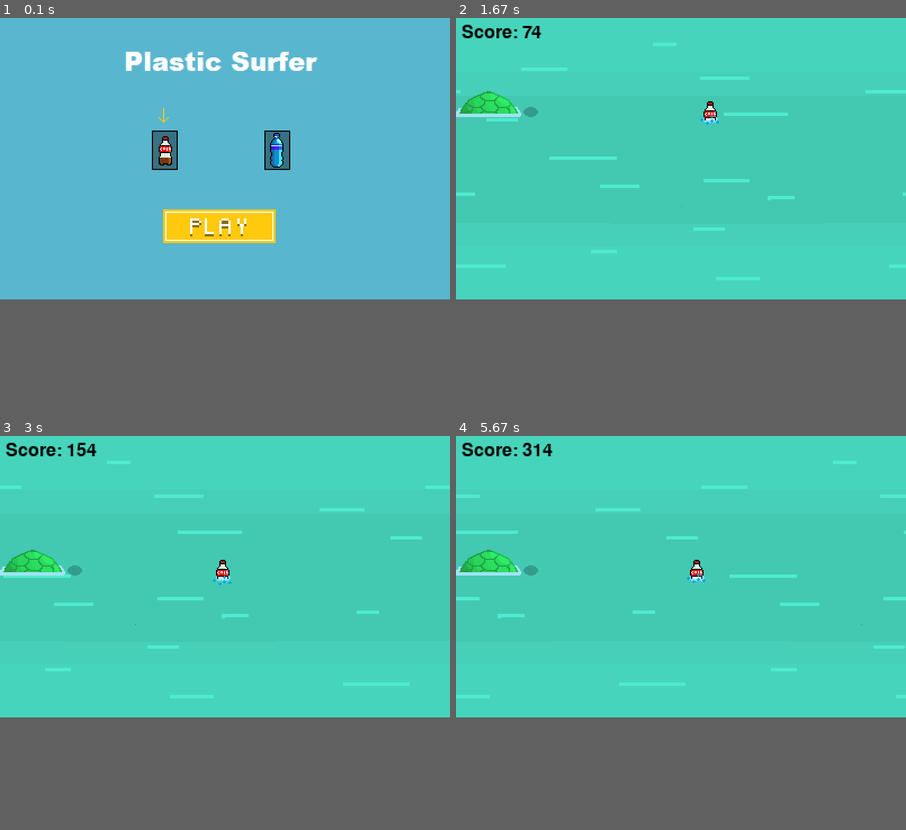
Above: before the commit, frames 1-4 (two rows, left to right).
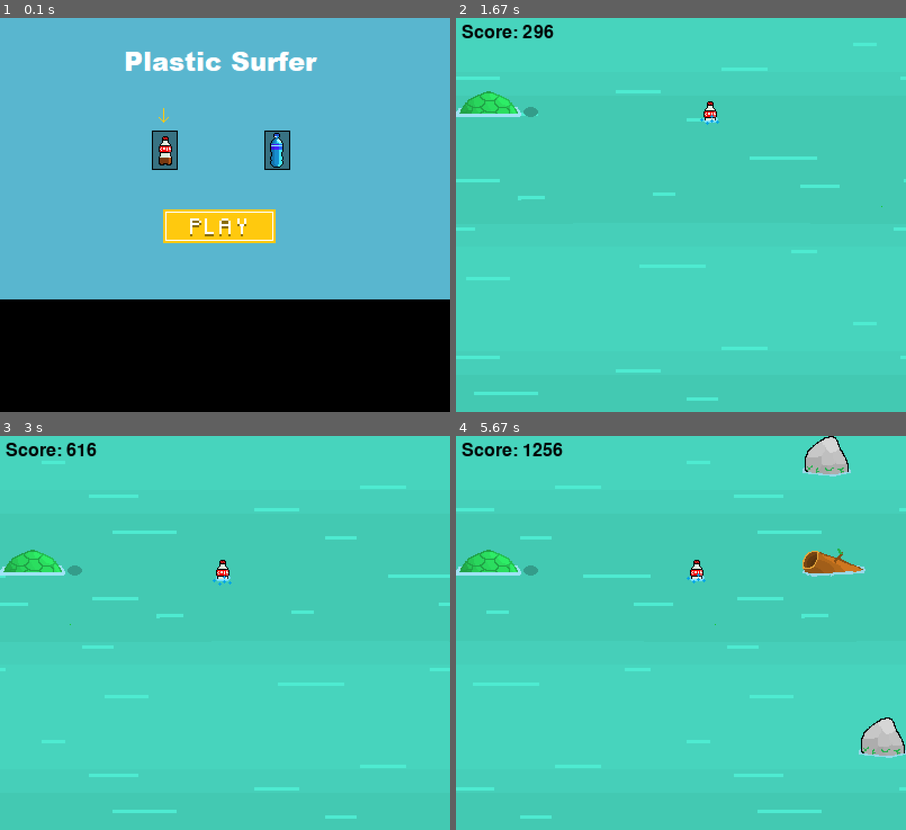
Above: after the commit, the same moments.

Repository: Kan5661/pygame-hackathon
Game: pygame game, started from Garbage/main.py
Two runs of this game, one before a commit and one after it. Both use one fixed random seed, a clock stepped at 60 frames per second and the inputs below.
Inputs (mouse positions are in pixels of both pictures, inside the frame that each line leads up to):
- Up to frame 1 (0.1 s): no input
- Up to frame 2 (1.67 s): click (676, 226) at 0.38 s; hold D 0.67-1.13 s; hold W 1.17-1.47 s; hold D from 1.5 s (still down)
- Up to frame 3 (3 s): release D at 1.97 s; hold A 2-2.53 s; hold S 2.57-2.87 s; hold A from 2.9 s (still down)
- Up to frame 4 (5.67 s): release A at 3.3 s; hold W 3.33-3.7 s; hold D 3.73-4.37 s; hold S 4.4-4.77 s; hold A 4.8-5.27 s; hold D from 5.3 s (still down)
In our replay, the window is 800x500 before the commit and 800x700 after it. These sizes can differ from the game's own. Grey fills any space a smaller window leaves; there, only what the larger window draws over its background counts as a difference.

The runs differ from the first frame. In frame 1, only the window size differs. In frame 2, 1.6% of the frame differs, in the area x 0-100%, y 1-54%; in frame 3, 1.7%; in frame 4, 4.0%, in the area x 0-100%, y 0-82%.

Commit message:
faster and bigger screen

Diff:
--- a/Garbage/main.py
+++ b/Garbage/main.py
@@ -7,7 +7,7 @@
 pygame.init()
 clock = pygame.time.Clock()
 
-screen_size = [screen_width, screen_height] = [800, 500]
+screen_size = [screen_width, screen_height] = [800, 700]
 screen = pygame.display.set_mode(screen_size)
 
 # Event timer
@@ -89,13 +89,13 @@
 
 def create_boulder():
     random.shuffle(boulder_spawn_locations)
-    number_of_boulders_to_spawn = random.randint(2, 4)
+    number_of_boulders_to_spawn = random.randint(3, 5)
 
     for i in range(number_of_boulders_to_spawn):
         boulder_rect = random.choice([boulder_img.get_rect(), floating_log.get_rect()])
         print(boulder_rect)
         boulder_rect.y = boulder_spawn_locations[i]
-        boulder_rect.x = random.randrange(500, 800, 50)
+        boulder_rect.x = random.randrange(700, 800, 50)
         boulder_rects.append(boulder_rect)
 
 
@@ -136,8 +136,8 @@
             player_rect.right = boulder_collided.left - 1
     if player_rect.top <= 5:
         player_rect.top = 5
-    if player_rect.bottom >= 245:
-        player_rect.bottom = 245
+    if player_rect.bottom >= 345:
+        player_rect.bottom = 345
     if player_rect.right >= 395:
         player_rect.right = 395
 
@@ -163,7 +163,7 @@
 
 # Game States/variables
 [RUN, MENU, GAME1, G1PAUSE] = [True, True, False, False]
-GAME_SPEED = 1
+GAME_SPEED = 4
 SCORE = 0
 FRAME = 0
 player_mov_x, player_mov_y, player_speed = 0, 0, 2
@@ -175,7 +175,7 @@
 while RUN:
     while MENU:
         # draw surfaces
-        display = pygame.Surface((400, 250))
+        display = pygame.Surface((400, 350))
         display.blit(menu_screen, (0, 0))
         display.blit(bottle_select1, bottle_select1_rect)
         display.blit(bottle_select2, bottle_select2_rect)
@@ -185,7 +185,7 @@
         elif player == bottle2:
             selection_arrow_x = bottle_select2_rect.centerx - selection_arrow_rect.w / 2
         display.blit(selection_arrow, (selection_arrow_x, 80))
-        display = pygame.transform.scale(display, (800, 500))  # make every thing scale by 2x
+        display = pygame.transform.scale(display, (800, 700))  # make every thing scale by 2x
         screen.blit(display, (0, 0))
 
         for event in pygame.event.get():
@@ -208,7 +208,7 @@
         pygame.display.update()
 
     while GAME1:
-        display = pygame.Surface((400, 250))
+        display = pygame.Surface((400, 350))
         display.blit(game_bg, game_bg_rect)
         draw_turtle(turtle_img=turtle)
         draw_player()
@@ -219,7 +219,7 @@
         write_text(msg='Score: ' + str(SCORE), color=(0, 0, 0), location=(5, 5), screen=display, font_size=24)
         SCORE += GAME_SPEED
 
-        display = pygame.transform.scale(display, (800, 500))
+        display = pygame.transform.scale(display, (800, 700))
         screen.blit(display, (0, 0))
         for event in pygame.event.get():
             mouse_x_pos, mouse_y_pos = pygame.mouse.get_pos()
@@ -259,13 +259,13 @@
                 MENU = True
                 turtle = turtle_seeking
                 player_rect.x, player_rect.y = 150, 110
-                GAME_SPEED = 1
+                GAME_SPEED = 4
                 boulder_rects = []
             if pause_play_rect.collidepoint((mouse_x_pos / 2, mouse_y_pos / 2)) and event.type == pygame.MOUSEBUTTONDOWN and G1PAUSE:
                 turtle = turtle_seeking
                 player_rect.x, player_rect.y = 150, 110
                 G1PAUSE = False
-                GAME_SPEED = 1
+                GAME_SPEED = 4
                 boulder_rects = []
 
         clock.tick(60)
Binary file changed: Garbage/assets/game_bg.png
